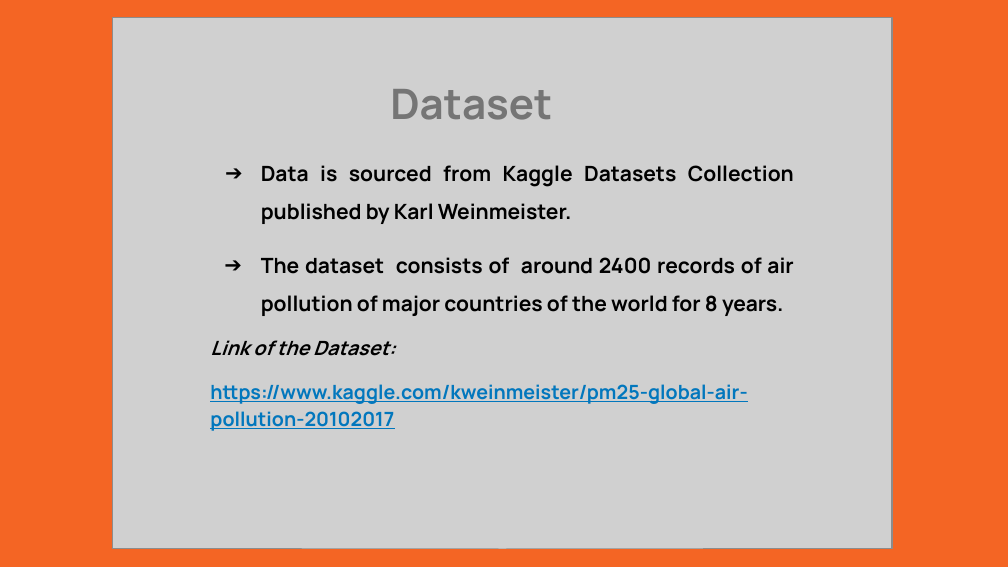
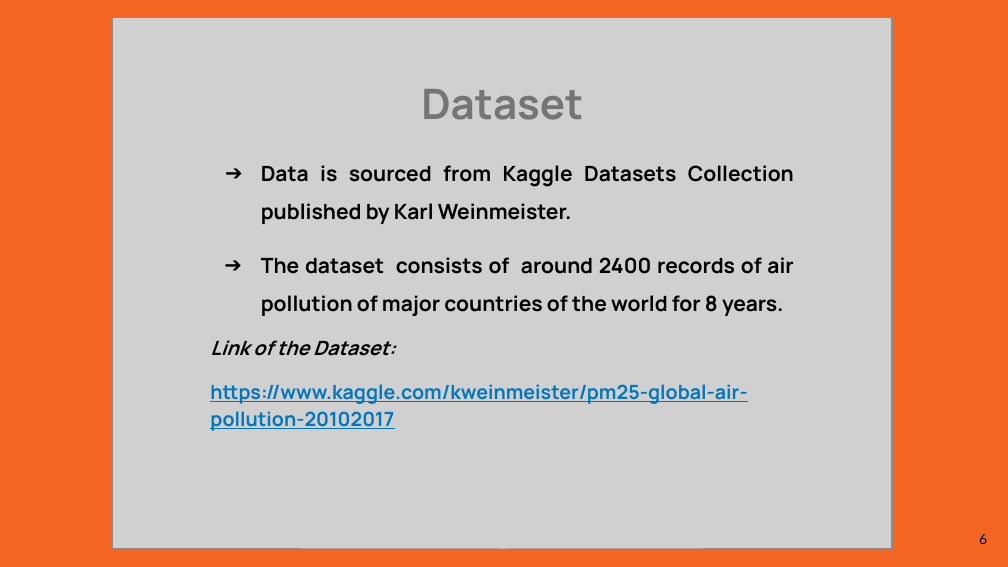
Before and after one commit to Pr0fess0rOP/Pollution-Predictor, a slide deck: slide 6 of DMP-Pollution Predictor Presentation.pptx (slide 5 before the commit). Drawn at 1008x567 pixels with LibreOffice and Linux fonts; fonts in the diff are those of the drawing; grey boxes stand for pictures. Boxes give left, top, right and bottom in pixels: in the first picture for what was removed or moved away, otherwise in the second. Text is boxed around its words. In the diff, an @@ line names an element or a change of style, - is before the commit and + after.

```diff
--- a/DMP-Pollution Predictor Presentation.pptx
+++ b/DMP-Pollution Predictor Presentation.pptx
@@ text "Dataset" at (421, 89, 583, 120): alignment left to centre @@
@@ page number added at (979, 534, 987, 544), 10 pt, text #000000 @@
+6
```
Also in this commit, not shown: 13 other slides changed, 3 slides added, 1 other file.
